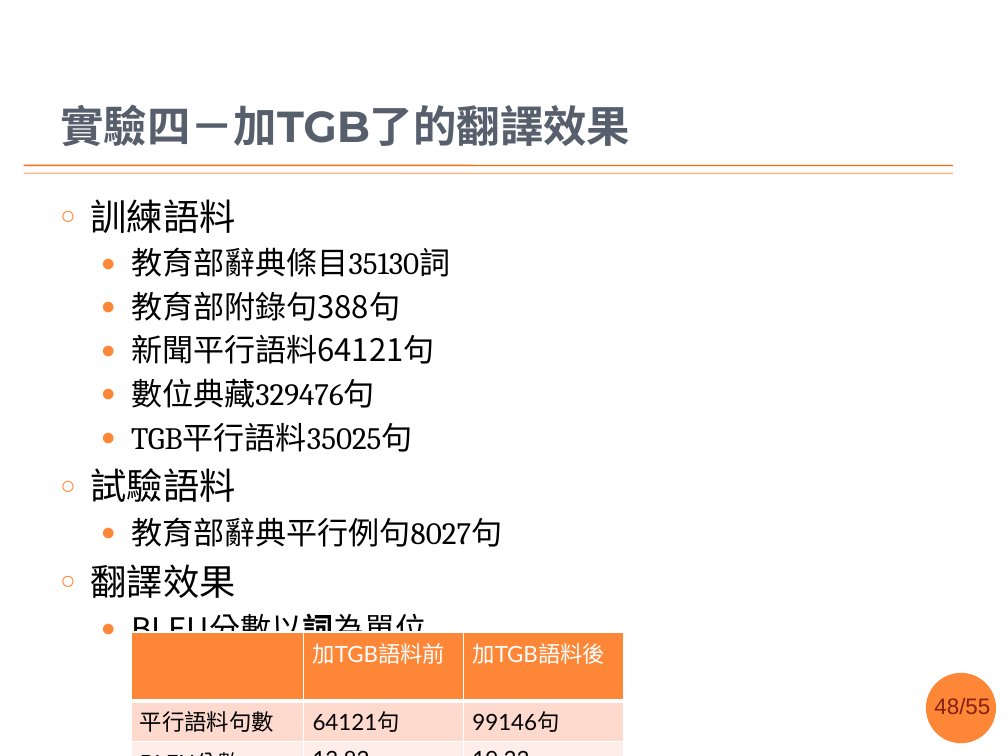
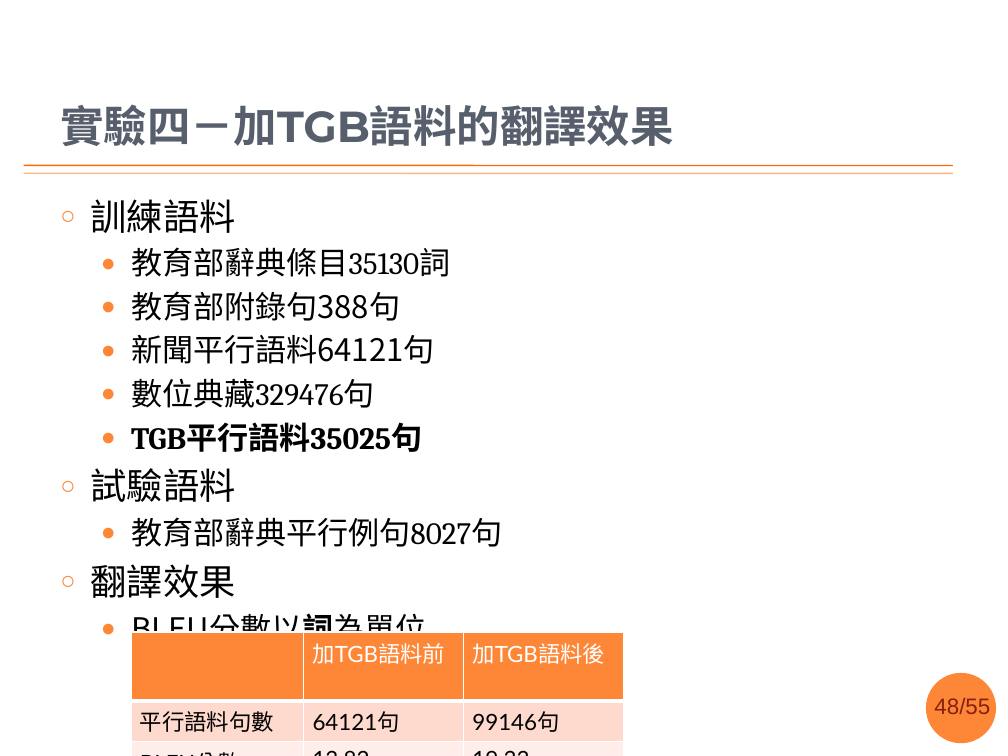
Before and after one commit to sih4sing5hong5/po3-ko3_tau5-iann2-phinn3, a slide deck: slide 48 of 翻譯報告.pptx. Drawn at 1008x756 pixels with LibreOffice and Linux fonts; fonts in the diff are those of the drawing; background and template pictures are left out. Boxes give left, top, right and bottom in pixels: in the first picture for what was removed or moved away, otherwise in the second. Text is boxed around its words. In the diff, an @@ line names an element or a change of style, - is before the commit and + after.

```diff
--- a/翻譯報告.pptx
+++ b/翻譯報告.pptx
@@ title at (x1=60, y1=105, x2=673, y2=146): text changed @@
-實驗四－加TGB了的翻譯效果
+實驗四－加TGB語料的翻譯效果
@@ text at (x1=131, y1=422, x2=422, y2=452): bold on in "TGB平行語料35025句" @@
```
Also in this commit, not shown: 6 other slides changed.
